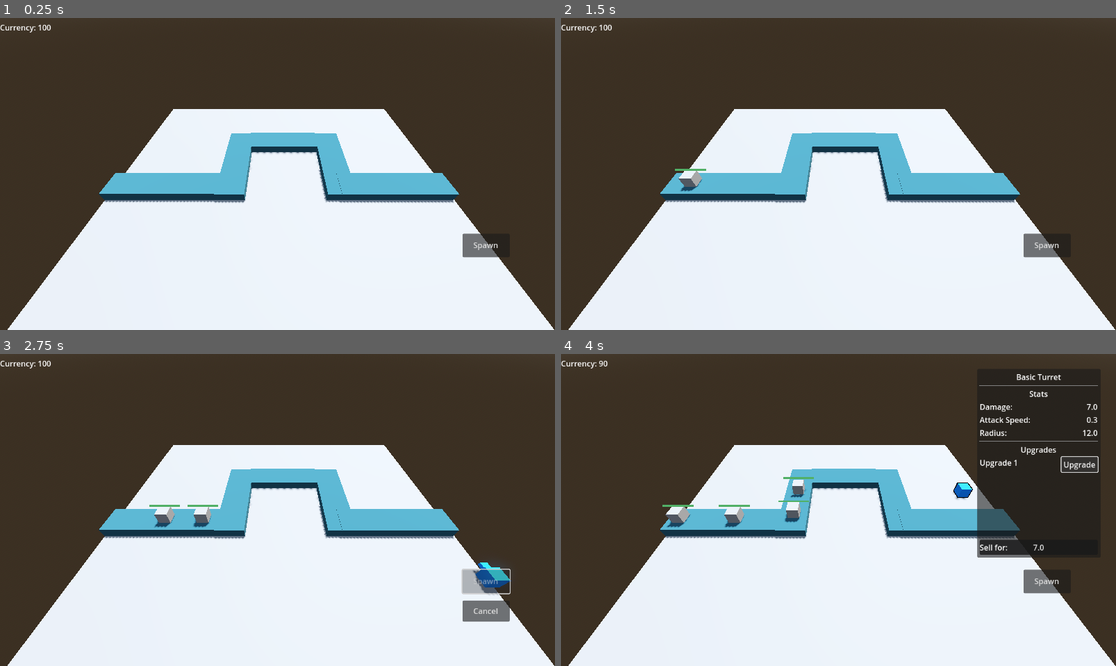
Above: before the commit, frames 1-4 (two rows, left to right).
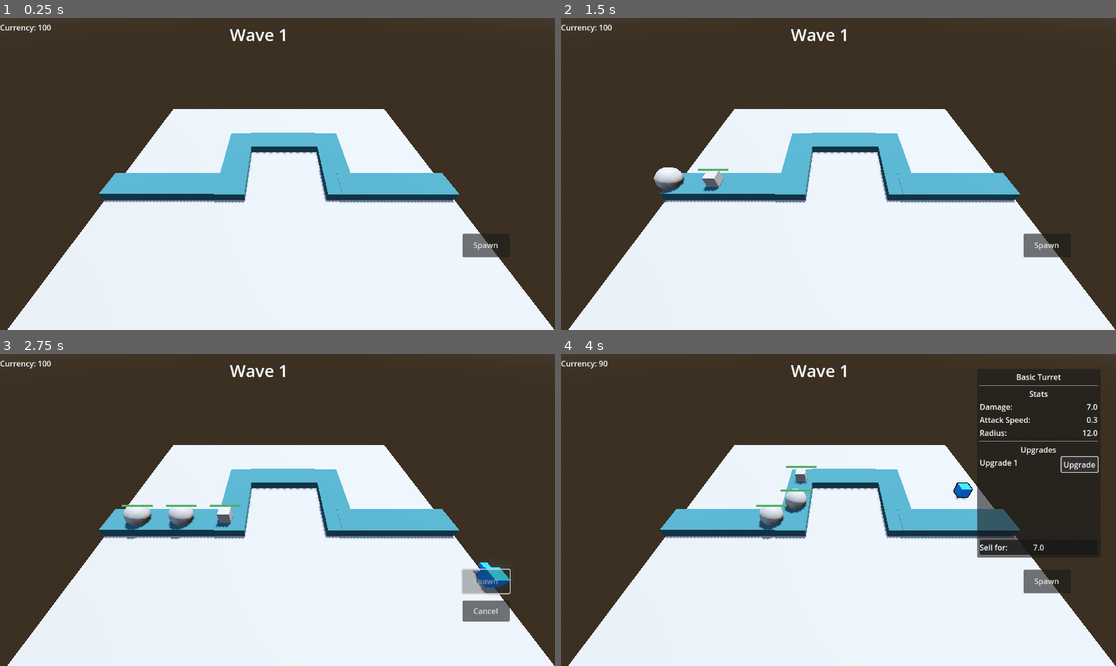
Above: after the commit, the same moments.

Repository: BurnabySouthGameDev/TowerDefence
Game: Godot game, scene res://Scenes/main.tscn
Two runs of this game, one before a commit and one after it. Both use one fixed random seed, a clock stepped at 60 frames per second and the inputs below.
Inputs (mouse positions are in pixels of both pictures, inside the frame that each line leads up to):
- Up to frame 1 (0.25 s): no input
- Up to frame 2 (1.5 s): click "Spawn" at 0.5 s; click "Cancel" at 1.25 s
- Up to frame 3 (2.75 s): click "Spawn" at 2 s
- Up to frame 4 (4 s): move the mouse to (960, 494) at 2.77 s; click (960, 494) at 2.92 s; click "Upgrade" at 3.5 s

The runs differ from the first frame. In frame 1, 0.2% of the frame differs, in the area x 41-52%, y 3-8%; in frame 2, 0.9%; in frame 3, 1.3%; in frame 4, 1.5%, in the area x 18-52%, y 3-60%.

Commit message:
Wave System
Adds a wave counter, and makes random enemies spawn each wave. Enemies have a difficulty score, so harder enemies are worth 2 for example and easy enemies are worth 1. The wave will spawn enemies up until the difficulty score of all those enemies added together equals a difficulty cap, which increases the higher the wave number.
TLDR: waves get harder and have random enemies.

Everything is basic but can be added onto later when we know what enemies we want, and as long as everything is updated correctly it should work.

Diff:
--- /dev/null
+++ b/Scenes/Enemies/enemy.tscn
@@ -0,0 +1,43 @@
+[gd_scene load_steps=6 format=3 uid="uid://ddsf3d0xoy5g6"]
+
+[ext_resource type="Script" uid="uid://bd7vktalilei2" path="res://Scripts/enemy.gd" id="1_jcvw6"]
+[ext_resource type="Script" uid="uid://co8kbyh5strok" path="res://Scripts/ui/Enemy/health_bar.gd" id="2_x1rqp"]
+
+[sub_resource type="BoxShape3D" id="BoxShape3D_hghv2"]
+
+[sub_resource type="StyleBoxFlat" id="StyleBoxFlat_1f0kj"]
+bg_color = Color(0.839216, 0.278431, 0.329412, 1)
+
+[sub_resource type="StyleBoxFlat" id="StyleBoxFlat_afpow"]
+bg_color = Color(0.322353, 0.692161, 0.402664, 1)
+
+[node name="PathFollow3D" type="PathFollow3D"]
+loop = false
+script = ExtResource("1_jcvw6")
+speed = 5.0
+
+[node name="enemy" type="CharacterBody3D" parent="."]
+collision_layer = 2
+collision_mask = 0
+
+[node name="CSGBox3D" type="CSGBox3D" parent="enemy"]
+collision_layer = 2
+collision_mask = 2
+
+[node name="CollisionShape3D" type="CollisionShape3D" parent="enemy"]
+shape = SubResource("BoxShape3D_hghv2")
+
+[node name="HealthBar" type="Node3D" parent="enemy"]
+
+[node name="ProgressBar" type="ProgressBar" parent="enemy/HealthBar"]
+anchors_preset = -1
+anchor_top = -0.00617284
+anchor_right = 0.0555556
+theme_override_styles/background = SubResource("StyleBoxFlat_1f0kj")
+theme_override_styles/fill = SubResource("StyleBoxFlat_afpow")
+max_value = 20.0
+step = 1.0
+value = 20.0
+show_percentage = false
+script = ExtResource("2_x1rqp")
+metadata/_edit_use_anchors_ = true
--- a/Scenes/enemy.tscn
+++ b/Scenes/Enemies/enemy2.tscn
@@ -1,9 +1,10 @@
-[gd_scene load_steps=6 format=3 uid="uid://ddsf3d0xoy5g6"]
+[gd_scene load_steps=6 format=3 uid="uid://byksw8b5osjrg"]
 
-[ext_resource type="Script" uid="uid://bd7vktalilei2" path="res://Scripts/enemy.gd" id="1_bbien"]
-[ext_resource type="Script" uid="uid://co8kbyh5strok" path="res://Scripts/UI/Enemy/health_bar.gd" id="2_1f0kj"]
+[ext_resource type="Script" uid="uid://bd7vktalilei2" path="res://Scripts/enemy.gd" id="1_g6ed3"]
+[ext_resource type="Script" uid="uid://co8kbyh5strok" path="res://Scripts/ui/Enemy/health_bar.gd" id="2_k6nad"]
 
-[sub_resource type="BoxShape3D" id="BoxShape3D_hghv2"]
+[sub_resource type="SphereShape3D" id="SphereShape3D_wts82"]
+radius = 1.0
 
 [sub_resource type="StyleBoxFlat" id="StyleBoxFlat_1f0kj"]
 bg_color = Color(0.839216, 0.278431, 0.329412, 1)
@@ -13,19 +14,18 @@
 
 [node name="PathFollow3D" type="PathFollow3D"]
 loop = false
-script = ExtResource("1_bbien")
+script = ExtResource("1_g6ed3")
 speed = 5.0
 
 [node name="enemy" type="CharacterBody3D" parent="."]
 collision_layer = 2
 collision_mask = 0
 
-[node name="CSGBox3D" type="CSGBox3D" parent="enemy"]
-collision_layer = 2
-collision_mask = 2
+[node name="CSGSphere3D" type="CSGSphere3D" parent="enemy"]
+radius = 1.0
 
 [node name="CollisionShape3D" type="CollisionShape3D" parent="enemy"]
-shape = SubResource("BoxShape3D_hghv2")
+shape = SubResource("SphereShape3D_wts82")
 
 [node name="HealthBar" type="Node3D" parent="enemy"]
 
@@ -39,5 +39,5 @@
 step = 1.0
 value = 20.0
 show_percentage = false
-script = ExtResource("2_1f0kj")
+script = ExtResource("2_k6nad")
 metadata/_edit_use_anchors_ = true
--- a/Scenes/main.tscn
+++ b/Scenes/main.tscn
@@ -1,11 +1,11 @@
 [gd_scene load_steps=18 format=3 uid="uid://dxt1ttcllxx1g"]
 
-[ext_resource type="PackedScene" uid="uid://ld73oby6g67" path="res://Scenes/Turrets/List/basic_turret.tscn" id="2_bo1nx"]
+[ext_resource type="PackedScene" uid="uid://ld73oby6g67" path="res://Scenes/turrets/list/basic_turret.tscn" id="2_bo1nx"]
 [ext_resource type="Script" uid="uid://ns7g5warqqu5" path="res://Scripts/enemy_spawn.gd" id="2_ibv0h"]
-[ext_resource type="Script" uid="uid://bh40hhbshvymn" path="res://Scripts/UI/currency_display.gd" id="3_8gbba"]
-[ext_resource type="Script" uid="uid://nf31t0owinb2" path="res://Scripts/turrets/tower_res.gd" id="3_344ge"]
-[ext_resource type="Script" uid="uid://dq8n1fjdqpre3" path="res://Scripts/UI/spawn_button.gd" id="4_jjvhh"]
-[ext_resource type="Script" uid="uid://dapii7i1tjwtr" path="res://Scripts/turrets/upgrade_res.gd" id="4_ynf5e"]
+[ext_resource type="Script" uid="uid://bh40hhbshvymn" path="res://Scripts/ui/currency_display.gd" id="3_8gbba"]
+[ext_resource type="Script" path="res://Scripts/turrets/tower_res.gd" id="3_344ge"]
+[ext_resource type="Script" uid="uid://dq8n1fjdqpre3" path="res://Scripts/ui/spawn_button.gd" id="4_jjvhh"]
+[ext_resource type="Script" path="res://Scripts/turrets/upgrade_res.gd" id="4_ynf5e"]
 [ext_resource type="PackedScene" uid="uid://dvdps78t4kco7" path="res://Scenes/UI/menu.tscn" id="5_21xkr"]
 [ext_resource type="PackedScene" uid="uid://gvaje4p786yv" path="res://Scenes/tower_manager.tscn" id="5_kry3j"]
 
@@ -100,15 +100,18 @@
 [node name="Camera3D" type="Camera3D" parent="."]
 transform = Transform3D(1, 0, 0, 0, 0.707107, 0.707107, 0, -0.707107, 0.707107, -0.183032, 14.2846, 12.0385)
 
-[node name="enemy spawn" type="Marker3D" parent="." node_paths=PackedStringArray("path")]
+[node name="enemy spawn" type="Marker3D" parent="."]
 transform = Transform3D(1, 0, 0, 0, 1, 0, 0, 0, 1, -14.5, 2, 0)
 script = ExtResource("2_ibv0h")
-path = NodePath("../Path/Path3D")
+
+[node name="SpawnTimer" type="Timer" parent="enemy spawn"]
+wait_time = 0.75
+one_shot = true
 
 [node name="BasicTurret" parent="." instance=ExtResource("2_bo1nx")]
 transform = Transform3D(1, 0, 0, 0, 1, 0, 0, 0, 1, 0.737682, 1.64068, 5.59339)
 visible = false
-resource = SubResource("Resource_hptm8")
+resource = SubResource("Resource_344ge")
 
 [node name="GameUI" type="CanvasLayer" parent="."]
 
@@ -216,7 +219,18 @@
 offset_bottom = 203.0
 color = Color(0.303233, 0.303233, 0.303233, 1)
 
+[node name="WaveCounter" type="Label" parent="GameUI"]
+offset_left = 450.0
+offset_top = 5.0
+offset_right = 626.0
+offset_bottom = 64.0
+theme_override_font_sizes/font_size = 35
+text = "Wave 0"
+horizontal_alignment = 1
+vertical_alignment = 1
+
 [node name="TowerManager" parent="." instance=ExtResource("5_kry3j")]
 unique_name_in_owner = true
 
+[connection signal="timeout" from="enemy spawn/SpawnTimer" to="enemy spawn" method="_on_timer_timeout"]
 [connection signal="tower_menu" from="TowerManager" to="GameUI/Menu" method="_open_menu"]
--- a/Scripts/enemy_spawn.gd
+++ b/Scripts/enemy_spawn.gd
@@ -1,30 +1,74 @@
 extends Marker3D
 
-var enemy_scene: PackedScene = preload("res://Scenes/enemy.tscn")
-var spawned_number = 0
+var enemy_scene: PackedScene = preload("res://Scenes/Enemies/enemy.tscn")
+var enemy2_scene: PackedScene = preload("res://Scenes/Enemies/enemy2.tscn")
+var difficulty_total = 0
+var cap_reached: bool = true
+var wave_number = 0
+var enemies: Dictionary
+var enemykey: int
+var enemy_to_spawn
+var difficulty_cap = 3
 
 # Config
-@export var path: Path3D
-
+@onready var path: Path3D = $"../Path/Path3D"
+@onready var wave_counter: Label = $"../GameUI/WaveCounter"
 @onready var enemy_spawn: Marker3D = self
-@onready var spawn_timer: Timer = Timer.new()
+#@onready var spawn_timer: Timer = Timer.new()
+@onready var spawn_timer: Timer = $SpawnTimer
 
 func _ready() -> void:
 	# Setup timer
-	spawn_timer.one_shot = true
-	add_child(spawn_timer)
-	spawn_timer.connect("timeout", Callable(self, "spawn_enemy"))
+	#spawn_timer.one_shot = true
+	#add_child(spawn_timer)
+	#spawn_timer.connect("timeout", Callable(self, "spawn_enemy"))
+	start_new_wave()
+
+	enemies = {#Make sure enemies are ordered lowest to highest difficulty
+		0: {"Enemy": enemy_scene,
+		"Difficulty": 1},
+		1: {"Enemy": enemy2_scene,
+		"Difficulty": 2},
+	}
+
+func _process(delta: float) -> void:
+	if difficulty_total >= difficulty_cap:
+		cap_reached = true
+	#Checks if a wave has been cleared and starts a new one if so
+	if cap_reached == true and path.get_child_count() == 1:
+		start_new_wave()
+
+func start_new_wave():
+	cap_reached = false
+	difficulty_total = 0
+	wave_number += 1
+	difficulty_cap = 3 + wave_number*2
 	start_spawn_timer()
+	wave_counter.text=str("Wave " + str(wave_number))
 
 func spawn_enemy() -> void:
-	var enemy_instance = enemy_scene.instantiate()
-	path.add_child(enemy_instance)
-	# enemy_instance.global_position = enemy_spawn.global_position
-	spawned_number += 1
-	print("spawned enemy number: %d" % spawned_number)
+	if cap_reached == false:
+		var enemy_instance = enemy_to_spawn.instantiate()
+		path.add_child(enemy_instance)
+		# enemy_instance.global_position = enemy_spawn.global_position
+		difficulty_total += enemies[enemykey]["Difficulty"]
 	start_spawn_timer()
 
 func start_spawn_timer() -> void:
-	# Spawne time between 0.5-2.0s.
-	var wait_time = randf_range(0.5, 2.0)
-	spawn_timer.start(wait_time)
+	# Spawn time between 0.5-2.0s.
+	#var wait_time = 0.75 #randf_range(0.5, 2.0)
+	spawn_timer.start()#wait_time)
+
+func _on_timer_timeout() -> void:
+	#The range should be adjusted based on the number of enemies
+	enemykey = randi_range(0, 1)
+	roll_enemy(enemykey)
+
+func roll_enemy(enemykey):
+	if difficulty_total < difficulty_cap:
+		enemy_to_spawn = enemies[enemykey]["Enemy"]
+		if enemies[enemykey]["Difficulty"]+difficulty_total<=difficulty_cap:
+			spawn_enemy()
+		else:
+			enemykey -= 1
+			roll_enemy(enemykey)
Not shown: 1 places in Scenes/main.tscn that only renumber resources
